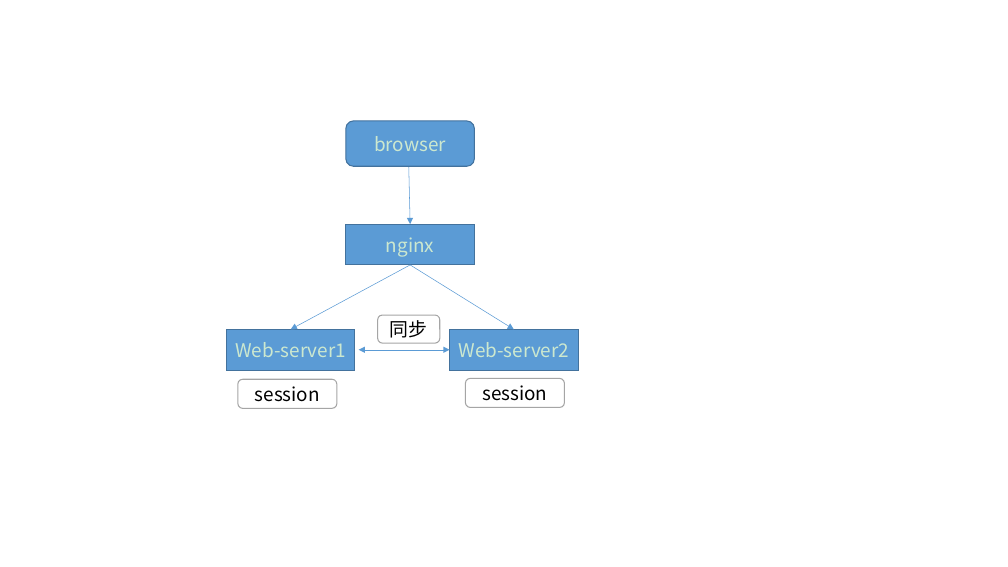
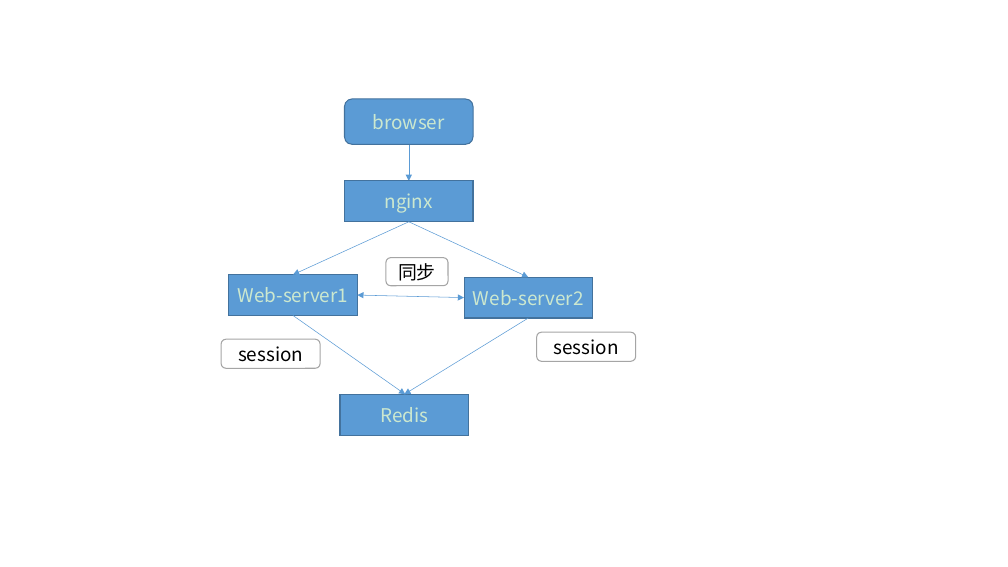
Before and after one commit to cxinping/Redis, a slide deck: slide 3 of Tools/redis架构图.pptx. Drawn at 1008x567 pixels with LibreOffice and Linux fonts; fonts in the diff are those of the drawing. Boxes give left, top, right and bottom in pixels: in the first picture for what was removed or moved away, otherwise in the second. Text is boxed around its words. In the diff, an @@ line names an element or a change of style, - is before the commit and + after.

Commit message:
Redis缓存服务器

```diff
--- a/Tools/redis架构图.pptx
+++ b/Tools/redis架构图.pptx
@@ rounded rectangle "browser": place and size @@
-rounded rectangle "browser" at bbox=[346, 121, 475, 166]
+rounded rectangle "browser" at bbox=[345, 99, 473, 144]
@@ arrow moved from (409, 166) - (411, 224) to (409, 144) - (409, 181) @@
@@ rectangle "nginx": place and size @@
-rectangle "nginx" at bbox=[346, 224, 475, 265]
+rectangle "nginx" at bbox=[345, 181, 473, 222]
@@ arrow moved from (411, 265) - (291, 330) to (409, 222) - (293, 274) @@
@@ arrow moved from (411, 265) - (514, 330) to (409, 222) - (529, 278) @@
@@ rounded rectangle "同步": place and size @@
-rounded rectangle "同步" at bbox=[378, 315, 440, 343]
+rounded rectangle "同步" at bbox=[386, 258, 448, 286]
@@ rectangle "Web-server1": place and size @@
-rectangle "Web-server1" at bbox=[227, 330, 355, 371]
+rectangle "Web-server1" at bbox=[229, 274, 358, 315]
@@ double arrow moved from (358, 350) - (450, 350) to (358, 295) - (464, 298) @@
@@ rectangle "Web-server2": place and size @@
-rectangle "Web-server2" at bbox=[450, 330, 578, 371]
+rectangle "Web-server2" at bbox=[464, 278, 593, 318]
@@ arrow added from (293, 315) to (405, 395), #5B9BD5 0.5 pt @@
@@ arrow added from (529, 318) to (405, 395), #5B9BD5 0.5 pt @@
@@ rounded rectangle "session": place and size @@
-rounded rectangle "session" at bbox=[238, 380, 337, 408]
+rounded rectangle "session" at bbox=[221, 340, 320, 368]
@@ rounded rectangle "session": place and size @@
-rounded rectangle "session" at bbox=[466, 379, 565, 408]
+rounded rectangle "session" at bbox=[537, 332, 636, 361]
@@ rectangle added at bbox=[340, 395, 469, 436], fill #5B9BD5, outline #43739E 1 pt, 18 pt, text #CCE8CF @@
+Redis
```
